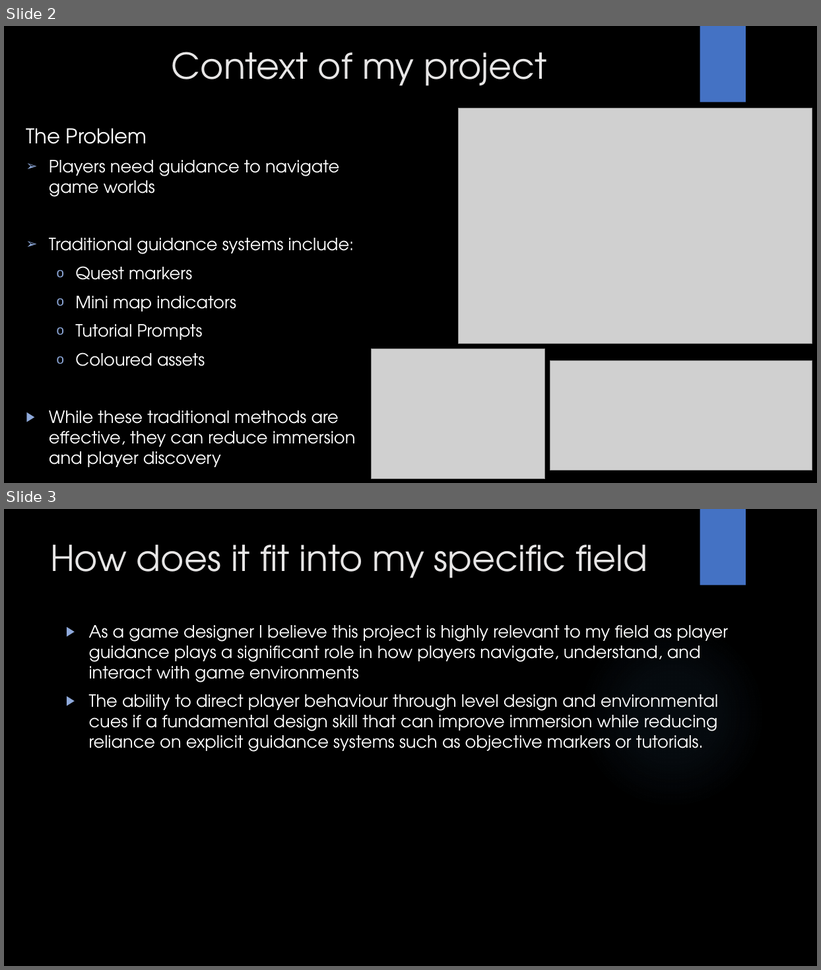
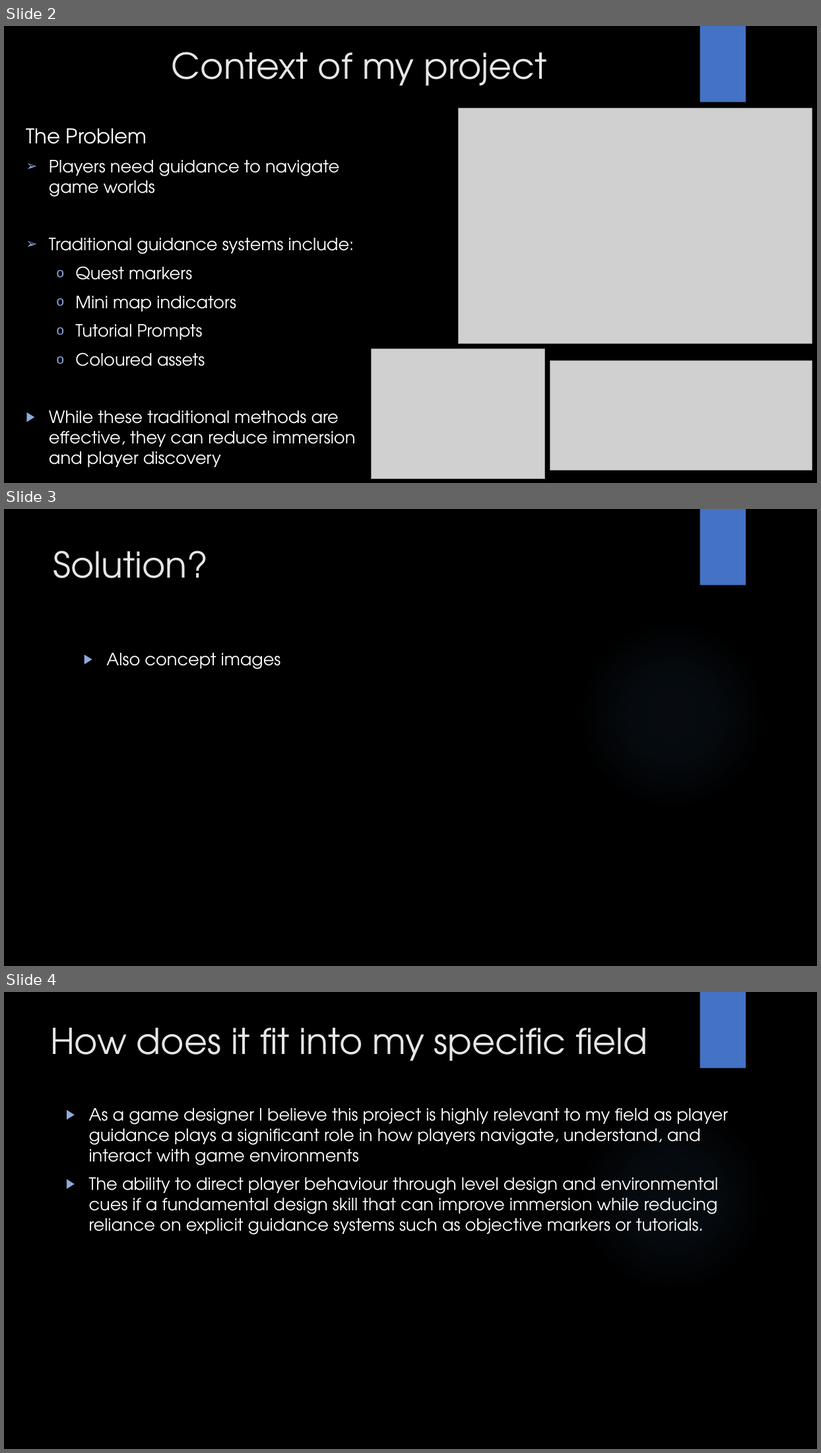
Before and after one commit to Mdot5596/MA-Dissertation, a slide deck: Project Proposal/GAM708 Proposal Presentation.pptx. Shown one above the other, each under a label of ours: slides 2 and 3 before the commit, slides 2, 3 and 4 after it. The pictures are 821x970 and 821x1453 pixels, drawn with LibreOffice and Linux fonts; fonts in the diff are those of the drawing; grey boxes stand for pictures; background and template pictures are left out. Boxes give left, top, right and bottom in pixels: in the first picture for what was removed or moved away, otherwise in the second. Text is boxed around its words. In the diff, an @@ line names an element or a change of style, - is before the commit and + after.

```diff
--- a/Project Proposal/GAM708 Proposal Presentation.pptx
+++ b/Project Proposal/GAM708 Proposal Presentation.pptx
@@ slide 3 added at (x1=4, y1=509, x2=817, y2=966), background picture (left out); not listed: 2 template elements that a slide beside it also shows @@
@@ title added at (x1=54, y1=551, x2=209, y2=578), 42 pt, text #E7E6E6 @@
+Solution?
@@ text added at (x1=106, y1=653, x2=281, y2=669), 20 pt, text #FFFFFF @@
+▶ Also concept images
@@ what was slide 3 is now slide 4 @@
```
Also in this commit, not shown: 2 slides changed, 1 other file.
